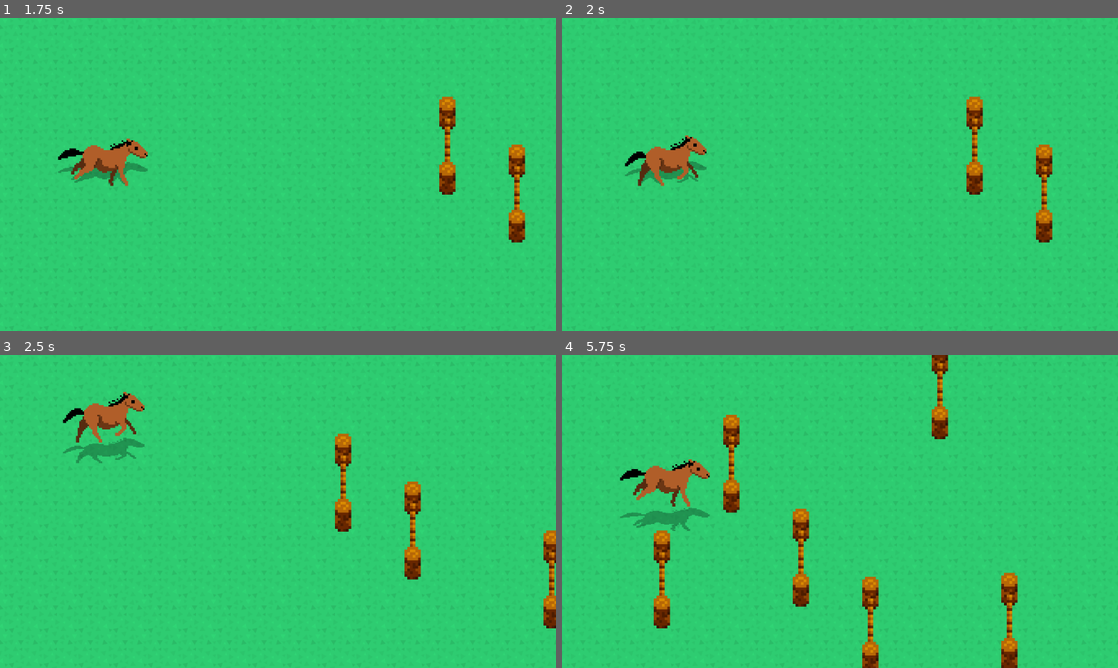
Above: before the commit, frames 1-4 (two rows, left to right).
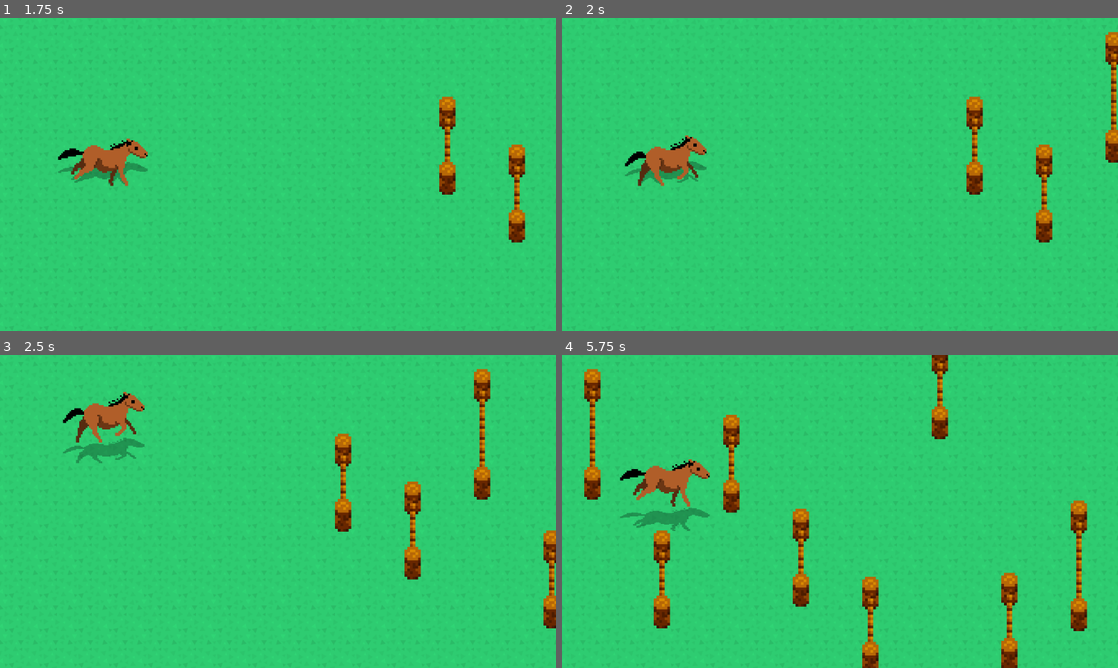
Above: after the commit, the same moments.

Repository: bardes/go-horse
Game: Godot game, scene res://game.tscn
Same seed, same stepped clock (60 frames per second), same inputs: the game is played once before the commit and once after it.
Inputs (mouse positions are in pixels of both pictures, inside the frame that each line leads up to):
- Up to frame 1 (1.75 s): move the mouse to (400, 158) at 0.52 s; click (400, 158) at 0.67 s; move the mouse to (166, 190) at 1.27 s; click (166, 190) at 1.42 s
- Up to frame 2 (2 s): no input
- Up to frame 3 (2.5 s): move the mouse to (333, 442) at 2.02 s; click (333, 442) at 2.17 s
- Up to frame 4 (5.75 s): move the mouse to (812, 574) at 2.77 s; click (812, 574) at 2.92 s; move the mouse to (1006, 558) at 3.52 s; click (1006, 558) at 3.67 s; move the mouse to (673, 464) at 4.27 s; click (673, 464) at 4.42 s; move the mouse to (867, 511) at 5.02 s; click (867, 511) at 5.17 s

Frame 1 is identical in both runs. In frame 2, 0.7% of the frame differs, in the area x 97-100%, y 4-47%; in frame 3, 0.8%; in frame 4, 1.6%, in the area x 4-95%, y 4-89%.

Commit message:
Fix add script na cerquinha média

Diff:
--- a/resources/fence/fence_medium.tscn
+++ b/resources/fence/fence_medium.tscn
@@ -1,11 +1,13 @@
 [gd_scene format=3 uid="uid://bpr6mu8c2wefx"]
 
+[ext_resource type="Script" uid="uid://bdjw1f38cm2xq" path="res://resources/fence/fence_small.gd" id="1_d8boc"]
 [ext_resource type="SpriteFrames" uid="uid://h4372mev5je5" path="res://resources/fence/wooden_fence_small.tres" id="1_sahjl"]
 
 [sub_resource type="RectangleShape2D" id="RectangleShape2D_sahjl"]
 size = Vector2(16, 192)
 
 [node name="Fence" type="Node2D" unique_id=1642937095]
+script = ExtResource("1_d8boc")
 
 [node name="FenceTop" type="AnimatedSprite2D" parent="." unique_id=797316847]
 texture_filter = 1
